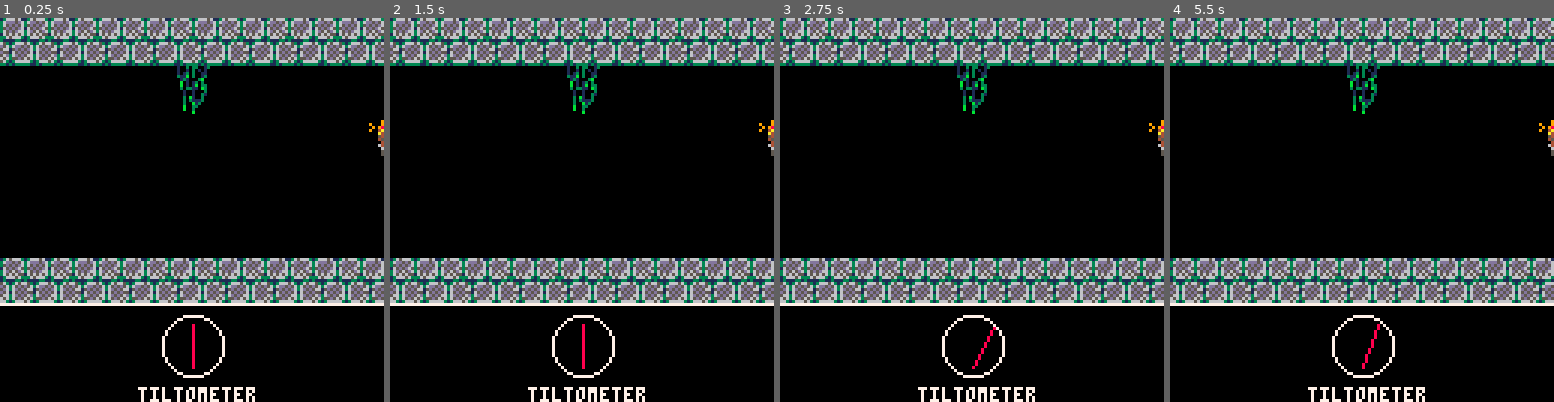
Above: before the commit, frames 1-4 (left to right).
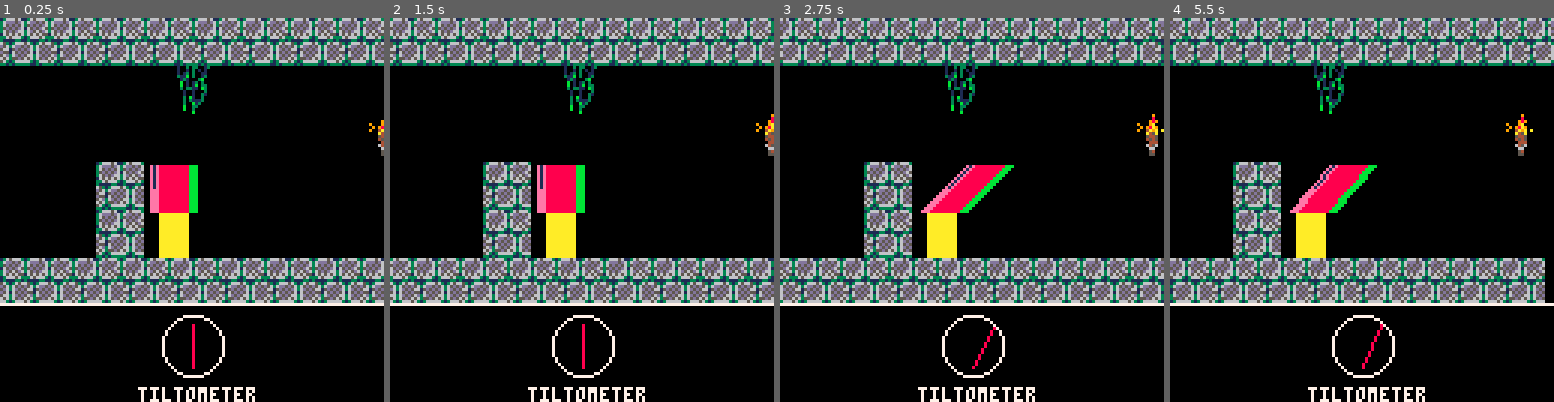
Above: after the commit, the same moments.

Repository: Nenivar/css-gamejam-2020
Game: PICO-8 cartridge forward.p8
Same seed, same stepped clock (60 frames per second), same inputs: the game is played once before the commit and once after it.
Inputs:
- Up to frame 1 (0.25 s): no input
- Up to frame 2 (1.5 s): tap O (Z key) at 0.7 s
- Up to frame 3 (2.75 s): hold Right 1.6-2.1 s; tap O (Z key) at 1.7, 2.1, 2.5 s; hold Right from 2.47 s (still down)
- Up to frame 4 (5.5 s): tap O (Z key) every 0.4 s from 2.9 to 5.3 s; release Right at 3.03 s; hold Left 3.08-3.58 s; hold Right 4.02-4.68 s; hold Left from 5.08 s (still down)

The runs differ from the first frame. In frame 1, 5.6% of the frame differs, in the area x 25-52%, y 37-63%; in frame 2, 27%, in the area x 0-100%, y 0-75%; in frame 3, 25%; in frame 4, 26%.

Commit message:
player tilt

Diff:
--- a/forward.p8
+++ b/forward.p8
@@ -1,18 +1,22 @@
 pico-8 cartridge // http://www.pico-8.com
-version 16
+version 29
 __lua__
 
 -- consts
 const_screen_size = 128
 const_debug       = true
 
+-- game
+playing     = false
+floor_level = 10 * 6.5
+
 -- camera stuff
 cam_x = 0.0
 cam_y = 0.0
 
 -- player loc
-ply_x = 0.0
-ply_y = 0.0
+ply_x = 50.0
+ply_y = 60.0
 
 -- ranges between 0 -> 1
 -- -1.0 = full left
@@ -49,9 +53,17 @@
 end
 
 function _update()
-  update_tilt()
+  -- input
   if (btn(0)) tilt -= 0.05
   if (btn(1)) tilt += 0.05
+  if (btn(4)) playing = not playing
+
+  -- camera
+  if (playing) cam_x += 1.0
+
+  -- physics
+  if (ply_y < floor_level) ply_y += 1
+  update_tilt()
 end
 
 function _draw()
@@ -60,13 +72,32 @@
   camera(cam_x, cam_y)
   --circfill(x, y, 7, 14)
 
+  -- draw bottom half of character
+  spr(33, ply_x, ply_y, 2, 2)
+  -- draw top half of character
+  for i=0,16 do
+    -- print(':'..(ply_x+i), 20, 50+i*8)
+    tline(ply_x + i + (tilt * 16), ply_y - 16,
+          ply_x + i, ply_y + 16 - 16,
+          0.125 * i, 12.0,
+          0.0, 0.125)
+  end
+  -- tline(ply_x, ply_y,
+  --       ply_x, ply_y + 16,
+  --       0.0, 12.0, 0.0, 0.125)
+  -- tline(ply_x+2, ply_y,
+  --       ply_x+2, ply_y + 16,
+  --       0.125, 12.0, 0.0, 0.125)
+  -- sspr(8, 0, 8, 8, ply_x, ply_y, 20, 20)
+
   map(0, 0, 0, 0, 100, 100)
+
+  camera()
 
   -- gui section
   gui_sec_y = 95
   rectfill(0, gui_sec_y, const_screen_size, const_screen_size, 0)
   line(0, gui_sec_y, const_screen_size, gui_sec_y, 7)
-
   -- tiltometer gui
   gui_tilt_x = const_screen_size/2
   gui_tilt_y = 116
@@ -76,8 +107,6 @@
   line(gui_tilt_x, gui_tilt_y, gui_tilt_x - p2_x, gui_tilt_y - gui_tilt_size * 2, 8)
   circ(gui_tilt_x, gui_tilt_y - gui_tilt_size, gui_tilt_size + 3, 7)
   print('tiltometer', gui_tilt_x - 18, gui_tilt_y + 7, 7)
-
-  camera()
 
   -- debug prints
   if debug then
@@ -141,9 +170,13 @@
 0000000000000052535757000000000000000000000000000000000000000000000000000000000000000000000000000000000000000000000000000000000000000000000000000000000000000000000000000000000000000000000000000000000000000000000000000000000000000000000000000000000000000000
 0000000000000062636465640056564445000000000000000000000000000000000000000000000000000000000000000000000000000000000000000000000000000000000000000000000000000000000000000000000000000000000000000000000000000000000000000000000000000000000000000000000000000000
 0000000000000072737475000056565455000000000000000000000000000000000000000000000000000000000000000000000000000000000000000000000000000000000000000000000000000000000000000000000000000000000000000000000000000000000000000000000000000000000000000000000000000000
-0000000000000000000000000062636465000000000000000000000000000000000000000000000000000000000000000000000000000000000000000000000000000000000000000000000000000000000000000000000000000000000000000000000000000000000000000000000000000000000000000000000000000000
-0000000000000000000000000072737475000000000000000000000000000000000000000000000000000000000000000000000000000000000000000000000000000000000000000000000000000000000000000000000000000000000000000000000000000000000000000000000000000000000000000000000000000000
-0000000000000000000000000000000000000000000000000000000000000000000000000000000000000000000000000000000000000000000000000000000000000000000000000000000000000000000000000000000000000000000000000000000000000000000000000000000000000000000000000000000000000000
-0000000000000000000000000000000000000000000000000000000000000000000000000000000000000000000000000000000000000000000000000000000000000000000000000000000000000000000000000000000000000000000000000000000000000000000000000000000000000000000000000000000000000000
+0000000040410000000000000062636465000000000000000000000000000000000000000000000000000000000000000000000000000000000000000000000000000000000000000000000000000000000000000000000000000000000000000000000000000000000000000000000000000000000000000000000000000000
+0000000050510000000000000072737475000000000000000000000000000000000000000000000000000000000000000000000000000000000000000000000000000000000000000000000000000000000000000000000000000000000000000000000000000000000000000000000000000000000000000000000000000000
+0000000040410000000000000000000000000000000000000000000000000000000000000000000000000000000000000000000000000000000000000000000000000000000000000000000000000000000000000000000000000000000000000000000000000000000000000000000000000000000000000000000000000000
+0000000050510000000000000000000000000000000000000000000000000000000000000000000000000000000000000000000000000000000000000000000000000000000000000000000000000000000000000000000000000000000000000000000000000000000000000000000000000000000000000000000000000000
 4140414041404140414041404140414041000000000000000000000000000000000000000000000000000000000000000000000000000000000000000000000000000000000000000000000000000000000000000000000000000000000000000000000000000000000000000000000000000000000000000000000000000000
 5150515051505150515051505150515051000000000000000000000000000000000000000000000000000000000000000000000000000000000000000000000000000000000000000000000000000000000000000000000000000000000000000000000000000000000000000000000000000000000000000000000000000000
+0102000000000000000000000000000000000000000000000000000000000000000000000000000000000000000000000000000000000000000000000000000000000000000000000000000000000000000000000000000000000000000000000000000000000000000000000000000000000000000000000000000000000000
+1112000000000000000000000000000000000000000000000000000000000000000000000000000000000000000000000000000000000000000000000000000000000000000000000000000000000000000000000000000000000000000000000000000000000000000000000000000000000000000000000000000000000000
+2122000000000000000000000000000000000000000000000000000000000000000000000000000000000000000000000000000000000000000000000000000000000000000000000000000000000000000000000000000000000000000000000000000000000000000000000000000000000000000000000000000000000000
+3132000000000000000000000000000000000000000000000000000000000000000000000000000000000000000000000000000000000000000000000000000000000000000000000000000000000000000000000000000000000000000000000000000000000000000000000000000000000000000000000000000000000000
Not shown, changed: 32 lines of the sprite sheet (__gfx__) section of forward.p8
